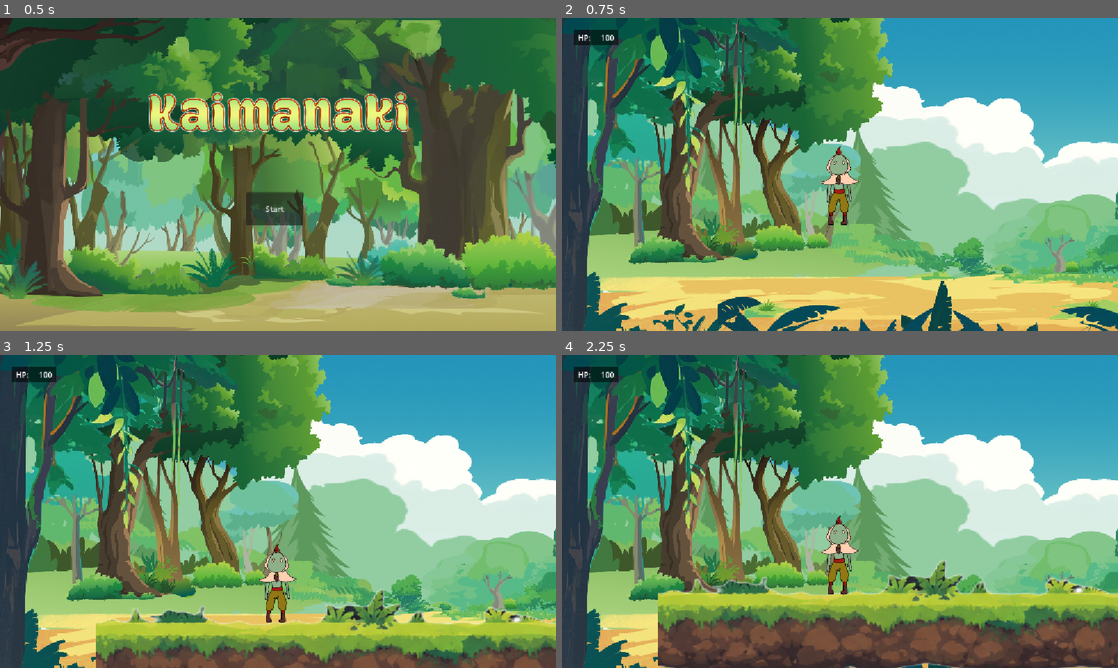
Above: before the commit, frames 1-4 (two rows, left to right).
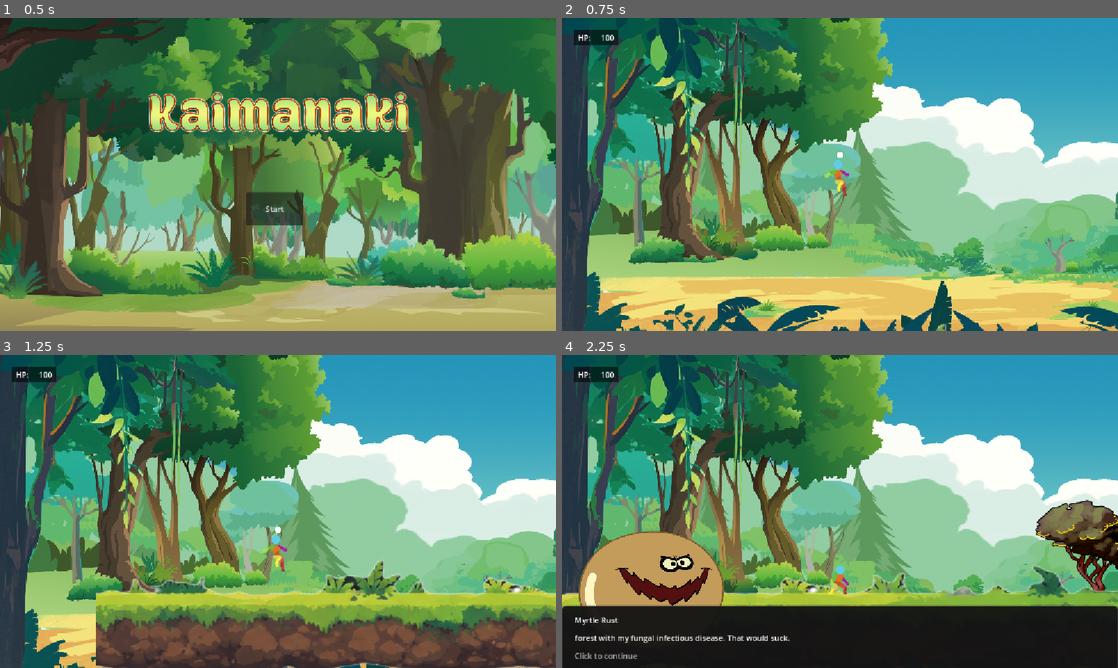
Above: after the commit, the same moments.

Repository: wmas516/SOFTENG700-Guardians-of-the-Forest
Game: Godot game, scene res://main/scenes/Main.tscn
Two runs of this game, one before a commit and one after it. Both use one fixed random seed, a clock stepped at 60 frames per second and the inputs below.
Inputs (mouse positions are in pixels of both pictures, inside the frame that each line leads up to):
- Up to frame 1 (0.5 s): no input
- Up to frame 2 (0.75 s): click "Start" at 0.5 s
- Up to frame 3 (1.25 s): no input
- Up to frame 4 (2.25 s): tap Enter at 1.25, 2 s; move the mouse to (962, 495) at 1.27 s; hold D (Right) 1.28-2 s; tap C (Damage) at 1.35 s; click (962, 495) at 1.42 s; tap Space at 1.52 s; tap E (Heal) at 1.55 s; drag from (728, 527) to (1106, 473) at 2.02 s

Frame 1 is identical in both runs. In frame 2, 0.8% of the frame differs, in the area x 46-70%, y 40-100%; in frame 3, 20%; in frame 4, 33%, in the area x 0-100%, y 46-100%.

Commit message:
Feat/player dash (#23)
* Added player dash ability

- Default values set for the dash
- Dash configured to damage button at the moment

* Updated dash and player animation placeholders

* Implemented all animations for player

* Removed debugging logs

Diff:
--- a/guardians-of-the-forrest/main/scenes/levels/platforming/Platforming.tscn
+++ b/guardians-of-the-forrest/main/scenes/levels/platforming/Platforming.tscn
@@ -217,7 +217,6 @@
 
 [node name="Player" parent="." unique_id=868766390 instance=ExtResource("2_cd8s3")]
 position = Vector2(507, 255)
-scale = Vector2(0.5, 0.5)
 gravity = 600
 speed = 200
 jump_force = 300
--- a/guardians-of-the-forrest/main/scenes/levels/platforming/Player.tscn
+++ b/guardians-of-the-forrest/main/scenes/levels/platforming/Player.tscn
@@ -1,80 +1,324 @@
 [gd_scene format=3 uid="uid://bpdur70ykfenc"]
 
 [ext_resource type="Script" uid="uid://c6mde2o80h72h" path="res://main/scripts/src/main/platforming/Player.gd" id="1_738yx"]
-[ext_resource type="Texture2D" uid="uid://glxtr452fr43" path="res://resources/sprites/Stand_Frame.png" id="2_8naqe"]
-[ext_resource type="Texture2D" uid="uid://b7dw3amonc2pc" path="res://resources/sprites/Walk_Cycle.png" id="3_m7xua"]
-
-[sub_resource type="AtlasTexture" id="AtlasTexture_ifepu"]
-atlas = ExtResource("2_8naqe")
-region = Rect2(0, 0, 140, 312)
-
-[sub_resource type="AtlasTexture" id="AtlasTexture_agc3a"]
-atlas = ExtResource("3_m7xua")
-region = Rect2(0, 0, 234, 312)
-
-[sub_resource type="AtlasTexture" id="AtlasTexture_ucews"]
-atlas = ExtResource("3_m7xua")
-region = Rect2(234, 0, 234, 312)
-
-[sub_resource type="AtlasTexture" id="AtlasTexture_cfwqk"]
-atlas = ExtResource("3_m7xua")
-region = Rect2(468, 0, 234, 312)
-
-[sub_resource type="AtlasTexture" id="AtlasTexture_i0l5b"]
-atlas = ExtResource("3_m7xua")
-region = Rect2(702, 0, 234, 312)
-
-[sub_resource type="AtlasTexture" id="AtlasTexture_4x4cx"]
-atlas = ExtResource("3_m7xua")
-region = Rect2(936, 0, 234, 312)
-
-[sub_resource type="AtlasTexture" id="AtlasTexture_0isnm"]
-atlas = ExtResource("3_m7xua")
-region = Rect2(1170, 0, 234, 312)
-
-[sub_resource type="AtlasTexture" id="AtlasTexture_d7ckj"]
-atlas = ExtResource("3_m7xua")
-region = Rect2(1404, 0, 234, 312)
-
-[sub_resource type="AtlasTexture" id="AtlasTexture_7mxnw"]
-atlas = ExtResource("3_m7xua")
-region = Rect2(1638, 0, 234, 312)
+[ext_resource type="Texture2D" uid="uid://c0h4ik32bk86a" path="res://resources/sprites/dash.png" id="2_qopbr"]
+[ext_resource type="Texture2D" uid="uid://csgexgecr6wim" path="res://resources/sprites/Player Hurt 48x48.png" id="3_b3jn1"]
+[ext_resource type="Texture2D" uid="uid://c8xdi8dxe674d" path="res://resources/sprites/Player Idle 48x48.png" id="4_2qfoq"]
+[ext_resource type="Texture2D" uid="uid://c36k3t8howobl" path="res://resources/sprites/player jump 48x48.png" id="5_8xb2h"]
+[ext_resource type="Texture2D" uid="uid://dn6qkx1jf310l" path="res://resources/sprites/player land 48x48.png" id="6_gdtdr"]
+[ext_resource type="Texture2D" uid="uid://d0ma6mhymd5wy" path="res://resources/sprites/PlayerWalk 48x48.png" id="7_0vj8s"]
+
+[sub_resource type="AtlasTexture" id="AtlasTexture_xk8t1"]
+atlas = ExtResource("2_qopbr")
+region = Rect2(0, 0, 48, 48)
+
+[sub_resource type="AtlasTexture" id="AtlasTexture_wxvi6"]
+atlas = ExtResource("2_qopbr")
+region = Rect2(48, 0, 48, 48)
+
+[sub_resource type="AtlasTexture" id="AtlasTexture_p3sdm"]
+atlas = ExtResource("2_qopbr")
+region = Rect2(96, 0, 48, 48)
+
+[sub_resource type="AtlasTexture" id="AtlasTexture_6jx82"]
+atlas = ExtResource("2_qopbr")
+region = Rect2(144, 0, 48, 48)
+
+[sub_resource type="AtlasTexture" id="AtlasTexture_wrndf"]
+atlas = ExtResource("2_qopbr")
+region = Rect2(192, 0, 48, 48)
+
+[sub_resource type="AtlasTexture" id="AtlasTexture_ga11p"]
+atlas = ExtResource("2_qopbr")
+region = Rect2(240, 0, 48, 48)
+
+[sub_resource type="AtlasTexture" id="AtlasTexture_s713n"]
+atlas = ExtResource("2_qopbr")
+region = Rect2(288, 0, 48, 48)
+
+[sub_resource type="AtlasTexture" id="AtlasTexture_ixonm"]
+atlas = ExtResource("2_qopbr")
+region = Rect2(336, 0, 48, 48)
+
+[sub_resource type="AtlasTexture" id="AtlasTexture_ou83v"]
+atlas = ExtResource("2_qopbr")
+region = Rect2(384, 0, 48, 48)
+
+[sub_resource type="AtlasTexture" id="AtlasTexture_w6we5"]
+atlas = ExtResource("3_b3jn1")
+region = Rect2(0, 0, 48, 48)
+
+[sub_resource type="AtlasTexture" id="AtlasTexture_1xetu"]
+atlas = ExtResource("3_b3jn1")
+region = Rect2(48, 0, 48, 48)
+
+[sub_resource type="AtlasTexture" id="AtlasTexture_dkpoa"]
+atlas = ExtResource("3_b3jn1")
+region = Rect2(96, 0, 48, 48)
+
+[sub_resource type="AtlasTexture" id="AtlasTexture_qpj2f"]
+atlas = ExtResource("3_b3jn1")
+region = Rect2(144, 0, 48, 48)
+
+[sub_resource type="AtlasTexture" id="AtlasTexture_ejqb6"]
+atlas = ExtResource("4_2qfoq")
+region = Rect2(0, 0, 48, 48)
+
+[sub_resource type="AtlasTexture" id="AtlasTexture_m1d4s"]
+atlas = ExtResource("4_2qfoq")
+region = Rect2(48, 0, 48, 48)
+
+[sub_resource type="AtlasTexture" id="AtlasTexture_37kt6"]
+atlas = ExtResource("4_2qfoq")
+region = Rect2(96, 0, 48, 48)
+
+[sub_resource type="AtlasTexture" id="AtlasTexture_qm3no"]
+atlas = ExtResource("4_2qfoq")
+region = Rect2(144, 0, 48, 48)
+
+[sub_resource type="AtlasTexture" id="AtlasTexture_vm41b"]
+atlas = ExtResource("4_2qfoq")
+region = Rect2(192, 0, 48, 48)
+
+[sub_resource type="AtlasTexture" id="AtlasTexture_aq5dw"]
+atlas = ExtResource("4_2qfoq")
+region = Rect2(240, 0, 48, 48)
+
+[sub_resource type="AtlasTexture" id="AtlasTexture_mvpdv"]
+atlas = ExtResource("4_2qfoq")
+region = Rect2(288, 0, 48, 48)
+
+[sub_resource type="AtlasTexture" id="AtlasTexture_fr510"]
+atlas = ExtResource("4_2qfoq")
+region = Rect2(336, 0, 48, 48)
+
+[sub_resource type="AtlasTexture" id="AtlasTexture_0h870"]
+atlas = ExtResource("4_2qfoq")
+region = Rect2(384, 0, 48, 48)
+
+[sub_resource type="AtlasTexture" id="AtlasTexture_2e8l8"]
+atlas = ExtResource("4_2qfoq")
+region = Rect2(432, 0, 48, 48)
+
+[sub_resource type="AtlasTexture" id="AtlasTexture_qopbr"]
+atlas = ExtResource("5_8xb2h")
+region = Rect2(96, 0, 48, 48)
+
+[sub_resource type="AtlasTexture" id="AtlasTexture_b3jn1"]
+atlas = ExtResource("5_8xb2h")
+region = Rect2(48, 0, 48, 48)
+
+[sub_resource type="AtlasTexture" id="AtlasTexture_8v5aa"]
+atlas = ExtResource("5_8xb2h")
+region = Rect2(0, 0, 48, 48)
+
+[sub_resource type="AtlasTexture" id="AtlasTexture_wse5h"]
+atlas = ExtResource("6_gdtdr")
+region = Rect2(0, 0, 48, 48)
+
+[sub_resource type="AtlasTexture" id="AtlasTexture_7aiec"]
+atlas = ExtResource("6_gdtdr")
+region = Rect2(48, 0, 48, 48)
+
+[sub_resource type="AtlasTexture" id="AtlasTexture_x1vku"]
+atlas = ExtResource("6_gdtdr")
+region = Rect2(96, 0, 48, 48)
+
+[sub_resource type="AtlasTexture" id="AtlasTexture_d42lm"]
+atlas = ExtResource("6_gdtdr")
+region = Rect2(144, 0, 48, 48)
+
+[sub_resource type="AtlasTexture" id="AtlasTexture_i7fep"]
+atlas = ExtResource("6_gdtdr")
+region = Rect2(192, 0, 48, 48)
+
+[sub_resource type="AtlasTexture" id="AtlasTexture_58jkk"]
+atlas = ExtResource("7_0vj8s")
+region = Rect2(0, 0, 48, 48)
+
+[sub_resource type="AtlasTexture" id="AtlasTexture_8lepb"]
+atlas = ExtResource("7_0vj8s")
+region = Rect2(48, 0, 48, 48)
+
+[sub_resource type="AtlasTexture" id="AtlasTexture_vysk2"]
+atlas = ExtResource("7_0vj8s")
+region = Rect2(96, 0, 48, 48)
+
+[sub_resource type="AtlasTexture" id="AtlasTexture_hlu8r"]
+atlas = ExtResource("7_0vj8s")
+region = Rect2(144, 0, 48, 48)
+
+[sub_resource type="AtlasTexture" id="AtlasTexture_ciri0"]
+atlas = ExtResource("7_0vj8s")
+region = Rect2(192, 0, 48, 48)
+
+[sub_resource type="AtlasTexture" id="AtlasTexture_ogg0d"]
+atlas = ExtResource("7_0vj8s")
+region = Rect2(240, 0, 48, 48)
+
+[sub_resource type="AtlasTexture" id="AtlasTexture_yoe2t"]
+atlas = ExtResource("7_0vj8s")
+region = Rect2(288, 0, 48, 48)
+
+[sub_resource type="AtlasTexture" id="AtlasTexture_oabei"]
+atlas = ExtResource("7_0vj8s")
+region = Rect2(336, 0, 48, 48)
 
 [sub_resource type="SpriteFrames" id="SpriteFrames_3vyb7"]
 resource_local_to_scene = true
 animations = [{
 "frames": [{
 "duration": 1.0,
-"texture": SubResource("AtlasTexture_ifepu")
+"texture": SubResource("AtlasTexture_xk8t1")
+}, {
+"duration": 1.0,
+"texture": SubResource("AtlasTexture_wxvi6")
+}, {
+"duration": 1.0,
+"texture": SubResource("AtlasTexture_p3sdm")
+}, {
+"duration": 1.0,
+"texture": SubResource("AtlasTexture_6jx82")
+}, {
+"duration": 1.0,
+"texture": SubResource("AtlasTexture_wrndf")
+}, {
+"duration": 1.0,
+"texture": SubResource("AtlasTexture_ga11p")
+}, {
+"duration": 1.0,
+"texture": SubResource("AtlasTexture_s713n")
+}, {
+"duration": 1.0,
+"texture": SubResource("AtlasTexture_ixonm")
+}, {
+"duration": 1.0,
+"texture": SubResource("AtlasTexture_ou83v")
+}],
+"loop": false,
+"name": &"dash",
+"speed": 12.0
+}, {
+"frames": [{
+"duration": 1.0,
+"texture": SubResource("AtlasTexture_w6we5")
+}, {
+"duration": 1.0,
+"texture": SubResource("AtlasTexture_1xetu")
+}, {
+"duration": 1.0,
+"texture": SubResource("AtlasTexture_dkpoa")
+}, {
+"duration": 1.0,
+"texture": SubResource("AtlasTexture_qpj2f")
+}],
+"loop": false,
+"name": &"hurt",
+"speed": 12.0
+}, {
+"frames": [{
+"duration": 1.0,
+"texture": SubResource("AtlasTexture_ejqb6")
+}, {
+"duration": 1.0,
+"texture": SubResource("AtlasTexture_m1d4s")
+}, {
+"duration": 1.0,
+"texture": SubResource("AtlasTexture_37kt6")
+}, {
+"duration": 1.0,
+"texture": SubResource("AtlasTexture_qm3no")
+}, {
+"duration": 1.0,
+"texture": SubResource("AtlasTexture_vm41b")
+}, {
+"duration": 1.0,
+"texture": SubResource("AtlasTexture_aq5dw")
+}, {
+"duration": 1.0,
+"texture": SubResource("AtlasTexture_mvpdv")
+}, {
+"duration": 1.0,
+"texture": SubResource("AtlasTexture_fr510")
+}, {
+"duration": 1.0,
+"texture": SubResource("AtlasTexture_0h870")
+}, {
+"duration": 1.0,
+"texture": SubResource("AtlasTexture_2e8l8")
 }],
 "loop": true,
 "name": &"idle",
+"speed": 12.0
+}, {
+"frames": [{
+"duration": 1.0,
+"texture": SubResource("AtlasTexture_qopbr")
+}],
+"loop": true,
+"name": &"jump-down",
 "speed": 5.0
 }, {
 "frames": [{
 "duration": 1.0,
-"texture": SubResource("AtlasTexture_agc3a")
-}, {
-"duration": 1.0,
-"texture": SubResource("AtlasTexture_ucews")
-}, {
-"duration": 1.0,
-"texture": SubResource("AtlasTexture_cfwqk")
-}, {
-"duration": 1.0,
-"texture": SubResource("AtlasTexture_i0l5b")
-}, {
-"duration": 1.0,
-"texture": SubResource("AtlasTexture_4x4cx")
-}, {
-"duration": 1.0,
-"texture": SubResource("AtlasTexture_0isnm")
-}, {
-"duration": 1.0,
-"texture": SubResource("AtlasTexture_d7ckj")
-}, {
-"duration": 1.0,
-"texture": SubResource("AtlasTexture_7mxnw")
+"texture": SubResource("AtlasTexture_b3jn1")
+}],
+"loop": true,
+"name": &"jump-top",
+"speed": 5.0
+}, {
+"frames": [{
+"duration": 1.0,
+"texture": SubResource("AtlasTexture_8v5aa")
+}],
+"loop": false,
+"name": &"jump-up",
+"speed": 12.0
+}, {
+"frames": [{
+"duration": 1.0,
+"texture": SubResource("AtlasTexture_wse5h")
+}, {
+"duration": 1.0,
+"texture": SubResource("AtlasTexture_7aiec")
+}, {
+"duration": 1.0,
+"texture": SubResource("AtlasTexture_x1vku")
+}, {
+"duration": 1.0,
+"texture": SubResource("AtlasTexture_d42lm")
+}, {
+"duration": 1.0,
+"texture": SubResource("AtlasTexture_i7fep")
+}],
+"loop": false,
+"name": &"land",
+"speed": 20.0
+}, {
+"frames": [{
+"duration": 1.0,
+"texture": SubResource("AtlasTexture_58jkk")
+}, {
+"duration": 1.0,
+"texture": SubResource("AtlasTexture_8lepb")
+}, {
+"duration": 1.0,
+"texture": SubResource("AtlasTexture_vysk2")
+}, {
+"duration": 1.0,
+"texture": SubResource("AtlasTexture_hlu8r")
+}, {
+"duration": 1.0,
+"texture": SubResource("AtlasTexture_ciri0")
+}, {
+"duration": 1.0,
+"texture": SubResource("AtlasTexture_ogg0d")
+}, {
+"duration": 1.0,
+"texture": SubResource("AtlasTexture_yoe2t")
+}, {
+"duration": 1.0,
+"texture": SubResource("AtlasTexture_oabei")
 }],
 "loop": true,
 "name": &"run",
@@ -82,23 +326,29 @@
 }]
 
 [sub_resource type="RectangleShape2D" id="RectangleShape2D_ifepu"]
-size = Vector2(38, 131.5)
+size = Vector2(16, 29)
+
+[sub_resource type="SphereMesh" id="SphereMesh_qopbr"]
 
 [node name="Player" type="CharacterBody2D" unique_id=868766390 groups=["Player"]]
 script = ExtResource("1_738yx")
+dash_force = 800
 
 [node name="AnimatedSprite2D" type="AnimatedSprite2D" parent="." unique_id=1068237543]
-scale = Vector2(0.51428574, 0.5142857)
+position = Vector2(-0.7571425, 0.7571424)
 sprite_frames = SubResource("SpriteFrames_3vyb7")
-animation = &"idle"
-frame_progress = 0.2852992
+animation = &"jump-down"
 
 [node name="BaseShape" type="CollisionShape2D" parent="." unique_id=2079283681]
-position = Vector2(-3, 13.75)
+position = Vector2(-1, 2.5)
 shape = SubResource("RectangleShape2D_ifepu")
 
 [node name="Camera2D" type="Camera2D" parent="." unique_id=1614575538 groups=["Player"]]
 zoom = Vector2(2.26, 2.26)
 limit_bottom = 500
 limit_smoothed = true
-position_smoothing_enabled = true
+
+[node name="MeshInstance2D" type="MeshInstance2D" parent="." unique_id=1724771882]
+position = Vector2(0, -18)
+scale = Vector2(5.7562366, 5.7562366)
+mesh = SubResource("SphereMesh_qopbr")
--- a/guardians-of-the-forrest/main/scripts/src/main/platforming/Level.gd
+++ b/guardians-of-the-forrest/main/scripts/src/main/platforming/Level.gd
@@ -9,6 +9,7 @@
 
 # In any parent node or level script
 func _ready() -> void:
+	PlayerData.set_health(100)
 	tree.interacted.connect(heal_tree)
 	tree_2.interacted.connect(go_to_defense)
 	PlayerData.health_changed.connect(_on_player_health_changed)
--- a/guardians-of-the-forrest/main/scripts/src/main/platforming/Player.gd
+++ b/guardians-of-the-forrest/main/scripts/src/main/platforming/Player.gd
@@ -5,17 +5,33 @@
 @export var speed = 125
 @export var jump_force = 200
 @export var damage_on_hit = 10
+
 @export var knockback_force: float = 300
 @export var knockback_duration: float = 0.2
 
+@export var dash_force: int = 1000
+@export var dash_duration: float = 0.15
+@export var dash_cooldown: float = 1
+
 @onready var animated_sprite: AnimatedSprite2D = $AnimatedSprite2D
+@onready var dash_indicator: MeshInstance2D = $MeshInstance2D
 
 var active: bool = true
 var direction: int = 0
 var health: int = 100
 var invincible: bool = false
+var can_dash: bool = true
+var dashing: bool = false
+
+# Animation Assistance Variables
+var is_hurt: bool = false
+var was_on_floor: bool = false
+var is_landing: bool = false
 
 func _physics_process(delta: float) -> void:
+	if dashing:
+		spawn_ghost()
+
 	if is_on_floor() == false:
 		# Gravity
 		velocity.y += gravity*delta
@@ -23,15 +39,21 @@
 			velocity.y = 500
 
 	if active:
-		if Input.is_action_just_pressed("ui_up") && is_on_floor():
-			jump(jump_force)
+		if Input.is_action_just_pressed("Up") && is_on_floor():
+			velocity.y = -jump_force
 
-		direction = Input.get_axis("ui_left", "ui_right")
+		if Input.is_action_just_pressed("Damage") && can_dash:
+			start_dash()
+
+		direction = Input.get_axis("Left", "Right")
 		if direction != 0:
 			animated_sprite.flip_h = (direction == -1)
-		velocity.x = direction * speed
+
+		if not dashing:
+			velocity.x = direction * speed
 
 	move_and_slide()
+	check_landing()
 	update_animation(direction)
 	handle_collisions()
 
@@ -44,18 +66,42 @@
 			take_damage(get_slide_collision(i))
 
 func take_damage(collision: KinematicCollision2D) -> void:
+	is_hurt = true
 	PlayerData.take_damage(10)
 	apply_knockback(collision.get_normal())
 	start_invincibility(1)
+	animated_sprite.play("hurt")
+	await animated_sprite.animation_finished
+	is_hurt = false
 
 func update_animation(direction):
+	if is_hurt or is_landing: return
+
+	if dashing:
+		animated_sprite.play("dash")
+		return
+
+	if not is_on_floor():
+		if velocity.y < -25:
+			animated_sprite.play("jump-up")
+		elif -25 < velocity.y and velocity.y < 25:
+			animated_sprite.play("jump-top")
+		else:
+			animated_sprite.play("jump-down")
+		return
+
 	if direction == 0:
 		animated_sprite.play("idle")
 	else:
 		animated_sprite.play("run")
 
-func jump(force):
-	velocity.y = -force
+func check_landing() -> void:
+	if not was_on_floor and is_on_floor() and not is_landing:
+		is_landing = true
+		animated_sprite.play("land")
+		await animated_sprite.animation_finished
+		is_landing = false
+	was_on_floor = is_on_floor()
 
 func start_invincibility(duration: float) -> void:
 	invincible = true
@@ -67,3 +113,34 @@
 	active = false
 	await get_tree().create_timer(knockback_duration).timeout
 	active = true
+
+func start_dash() -> void:
+	print("dashing (direction: ", direction, ")")
+	dashing = true
+	can_dash = false
+	dash_indicator.visible = false
+
+	var dash_direction := -1 if animated_sprite.flip_h else 1
+	velocity.x = dash_direction * dash_force
+
+	await get_tree().create_timer(dash_duration).timeout
+	dashing = false
+
+	await get_tree().create_timer(dash_cooldown).timeout
+	dash_indicator.visible = true
+	can_dash = true
+
+func spawn_ghost() -> void:
+	var ghost := Sprite2D.new()
+	ghost.texture = animated_sprite.sprite_frames.get_frame_texture(
+		animated_sprite.animation, animated_sprite.get_frame()
+	)
+	ghost.global_position = global_position
+	ghost.flip_h = animated_sprite.flip_h
+	ghost.scale = animated_sprite.scale
+	ghost.modulate = Color(1,1,1,0.4)
+	get_parent().add_child(ghost)
+
+	var tween := ghost.create_tween()
+	tween.tween_property(ghost, "modulate:a", 0.0, 0.2)
+	tween.tween_callback(ghost.queue_free)
--- a/guardians-of-the-forrest/main/scripts/src/main/player_data.gd
+++ b/guardians-of-the-forrest/main/scripts/src/main/player_data.gd
@@ -9,7 +9,7 @@
 func take_damage(amount: int) -> void:
 	current_health = maxi(current_health - amount, 0)
 	health_changed.emit(current_health, max_health)
-	print(current_health)
+	print("Current Health: ", current_health)
 	if current_health == 0:
 		player_died.emit()
 
Binary file added: guardians-of-the-forrest/resources/sprites/Player Hurt 48x48.png
Not shown, added: guardians-of-the-forrest/resources/sprites/Player Hurt 48x48.png.import
Binary file added: guardians-of-the-forrest/resources/sprites/Player Idle 48x48.png
Not shown, added: guardians-of-the-forrest/resources/sprites/Player Idle 48x48.png.import
Binary file added: guardians-of-the-forrest/resources/sprites/PlayerWalk 48x48.png
Not shown, added: guardians-of-the-forrest/resources/sprites/PlayerWalk 48x48.png.import
Binary file added: guardians-of-the-forrest/resources/sprites/dash.png
Not shown, added: guardians-of-the-forrest/resources/sprites/dash.png.import
Binary file added: guardians-of-the-forrest/resources/sprites/player jump 48x48.png
Not shown, added: guardians-of-the-forrest/resources/sprites/player jump 48x48.png.import
Binary file added: guardians-of-the-forrest/resources/sprites/player land 48x48.png
Not shown, added: guardians-of-the-forrest/resources/sprites/player land 48x48.png.import
